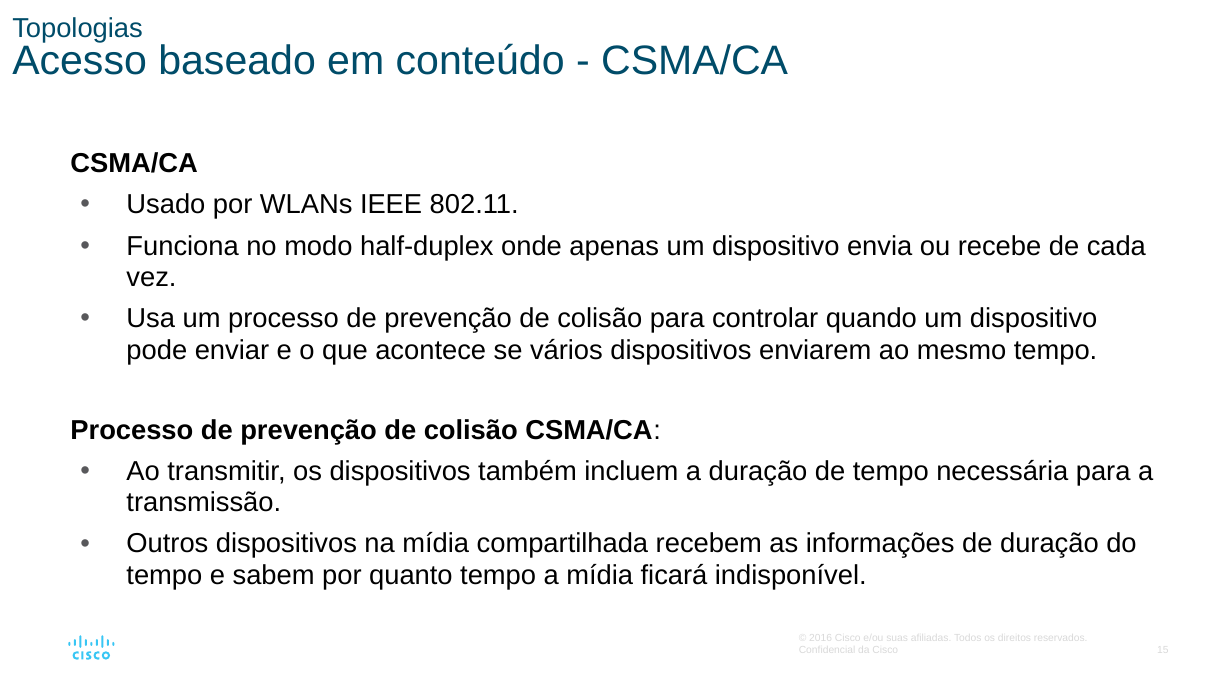
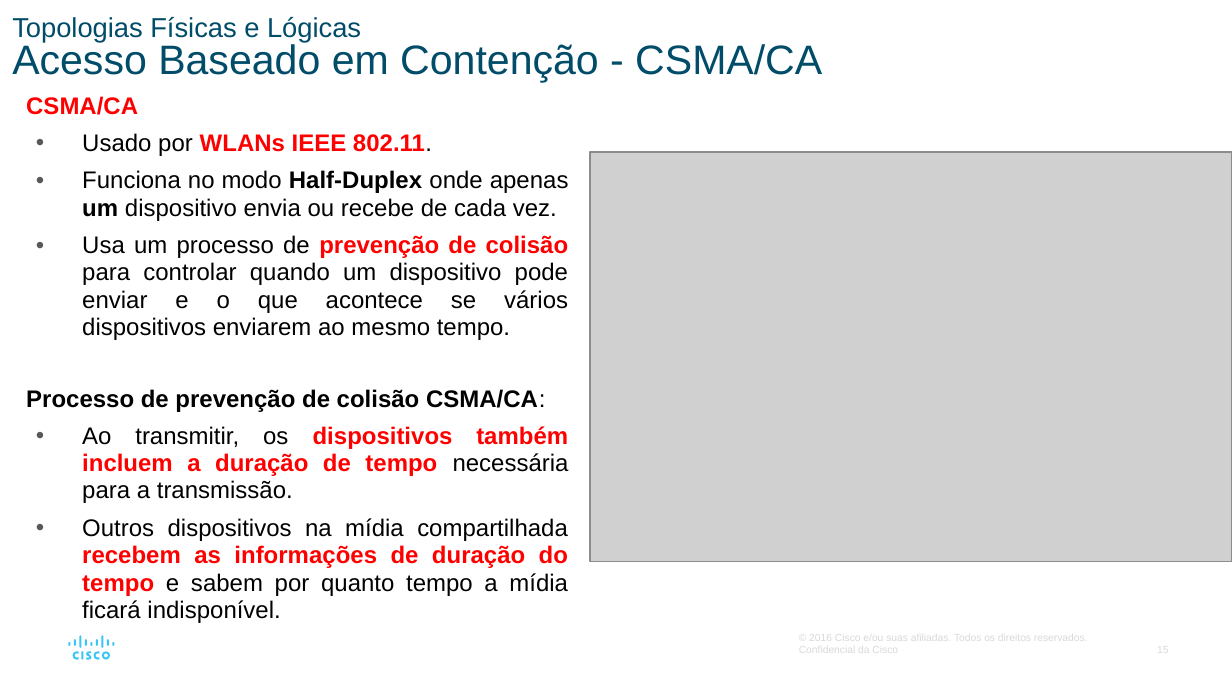
Before and after one commit to vaamonde/netacad, a slide deck: slide 15 of 02-CCNA-200-301-v7/01-CCNA-IntroducaoAsRedes-v7.02/01-Modulo01-PPTS/Modulo06-CamadaDeEnlace.pptx. Drawn at 1232x693 pixels with LibreOffice and Linux fonts; fonts in the diff are those of the drawing; grey boxes stand for pictures. Boxes give left, top, right and bottom in pixels: in the first picture for what was removed or moved away, otherwise in the second. Text is boxed around its words. In the diff, an @@ line names an element or a change of style, - is before the commit and + after.

```diff
--- a/02-CCNA-200-301-v7/01-CCNA-IntroducaoAsRedes-v7.02/01-Modulo01-PPTS/Modulo06-CamadaDeEnlace.pptx
+++ b/02-CCNA-200-301-v7/01-CCNA-IntroducaoAsRedes-v7.02/01-Modulo01-PPTS/Modulo06-CamadaDeEnlace.pptx
@@ text at bbox=[12, 17, 822, 82]: text changed @@
-Topologias
-Acesso baseado em conteúdo - CSMA/CA
+Topologias Físicas e Lógicas
+Acesso Baseado em Contenção - CSMA/CA
@@ text "CSMA/CA": place and size @@
-text "CSMA/CA" at bbox=[70, 152, 1153, 589]
+text "CSMA/CA" at bbox=[26, 96, 569, 623]
@@ text at bbox=[26, 96, 569, 623]: size 16 to 14 pt in "CSMA/CA", "Usado por WLANs IEEE 802.11.", "Usa um processo de prevenção de colisão ...", "Processo de prevenção de colisão CSMA/CA:" and 2 more places; text colour #000000 to #FF0000 in "CSMA/CA", "WLANs IEEE 802.11.", "prevenção de colisão", "dispositivos também incluem a duração de tempo" and 1 more places; bold on in "WLANs IEEE 802.11.", "prevenção de colisão", "dispositivos também incluem a duração de tempo", "recebem as informações de duração do tempo"; alignment left to justified @@
@@ text at bbox=[82, 170, 569, 221]: text changed; size 16 to 14 pt @@
-  • Funciona no modo half-duplex onde apenas um dispositivo envia ou recebe de cada vez.
+  • Funciona no modo Half-Duplex onde apenas um dispositivo envia ou recebe de cada vez.
@@ picture added at bbox=[590, 152, 1232, 561] @@
```
Also in this commit, not shown: 17 other slides changed, 3 other files.
